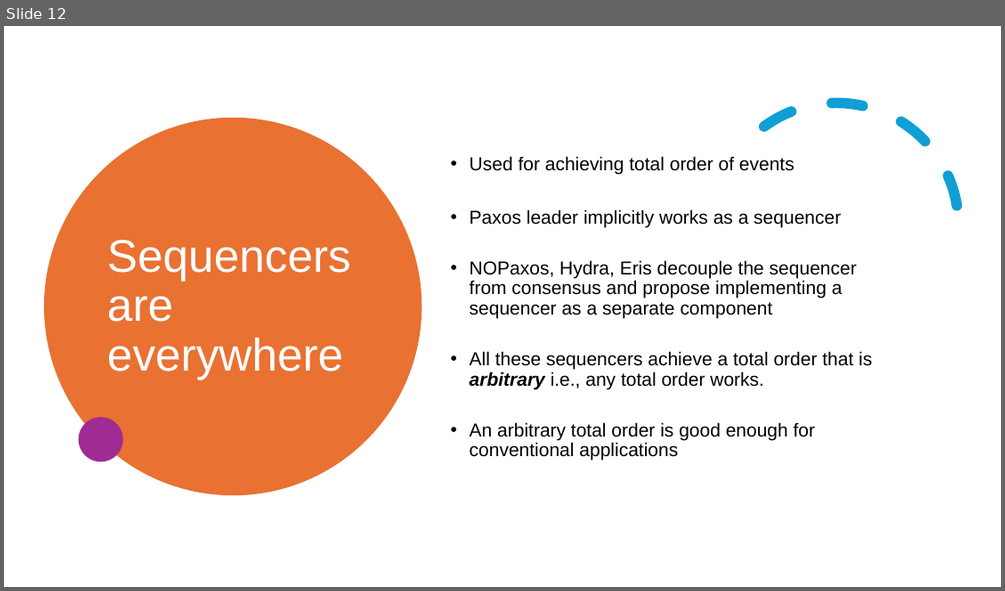
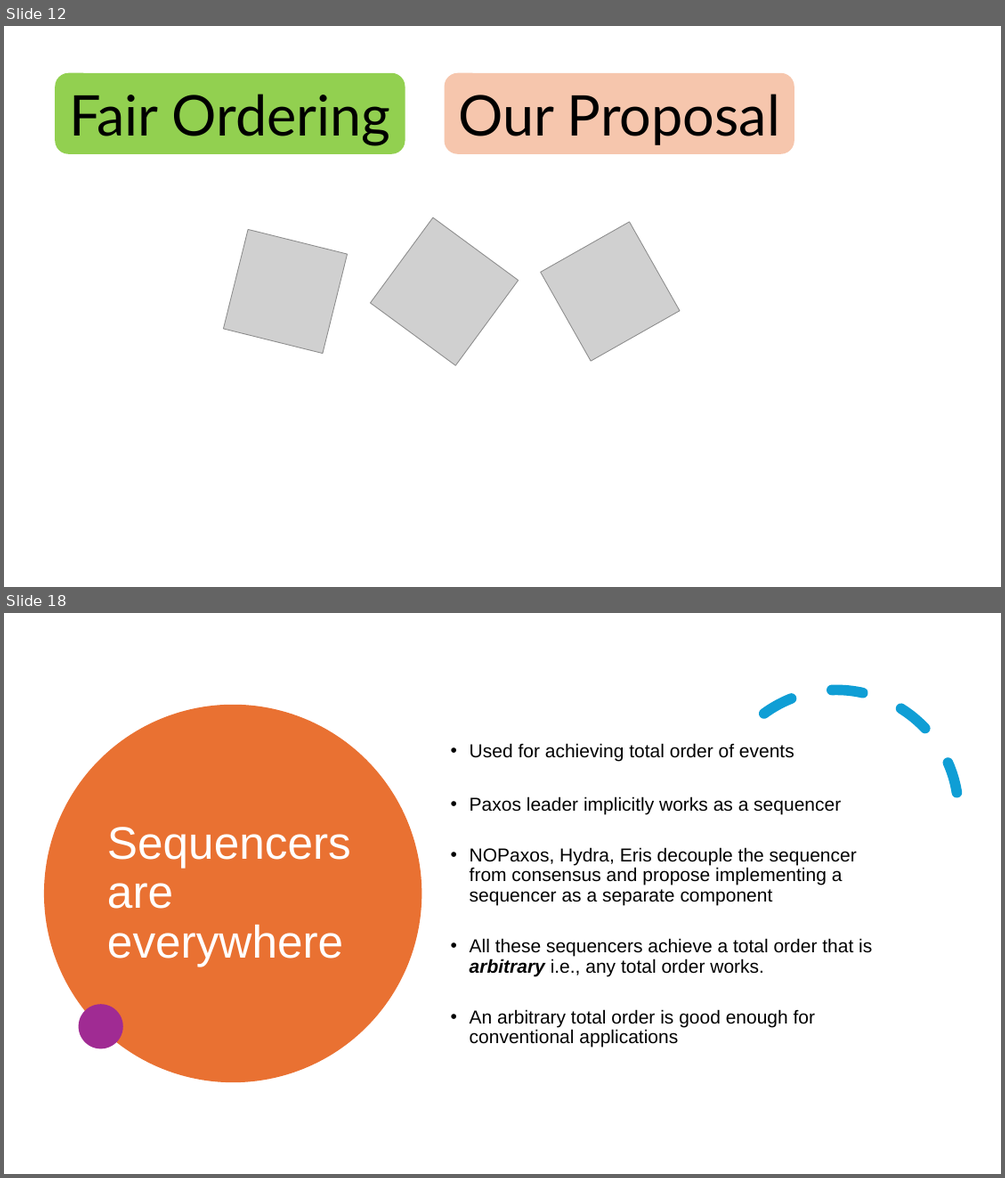
Before and after one commit to HaseebLUMS/Onyx-Presentation, a slide deck: tommy_hotnets_v2.pptx. Shown one above the other, each under a label of ours: slide 12 before the commit, slides 12 and 18 after it; the slides between them are not shown. The pictures are 1005x591 and 1005x1178 pixels, drawn with LibreOffice and Linux fonts; fonts in the diff are those of the drawing; grey boxes stand for pictures. Boxes give left, top, right and bottom in pixels: in the first picture for what was removed or moved away, otherwise in the second. Text is boxed around its words. In the diff, an @@ line names an element or a change of style, - is before the commit and + after.

```diff
--- a/tommy_hotnets_v2.pptx
+++ b/tommy_hotnets_v2.pptx
@@ slide 12 added at (x1=4, y1=26, x2=1001, y2=587), background #FFFFFF @@
@@ rounded rectangle added at (x1=55, y1=73, x2=404, y2=154), fill #92D050, 54 pt, text #000000 @@
+Fair Ordering
@@ rounded rectangle added at (x1=445, y1=73, x2=794, y2=154), fill #F6C6AD, 54 pt, text #000000 @@
+Our Proposal
@@ picture added at (x1=224, y1=229, x2=348, y2=354) @@
@@ picture added at (x1=370, y1=217, x2=518, y2=366) @@
@@ picture added at (x1=541, y1=221, x2=680, y2=361) @@
@@ what was slide 12 is now slide 18 @@
```
Also in this commit, not shown: 5 other slides added.
